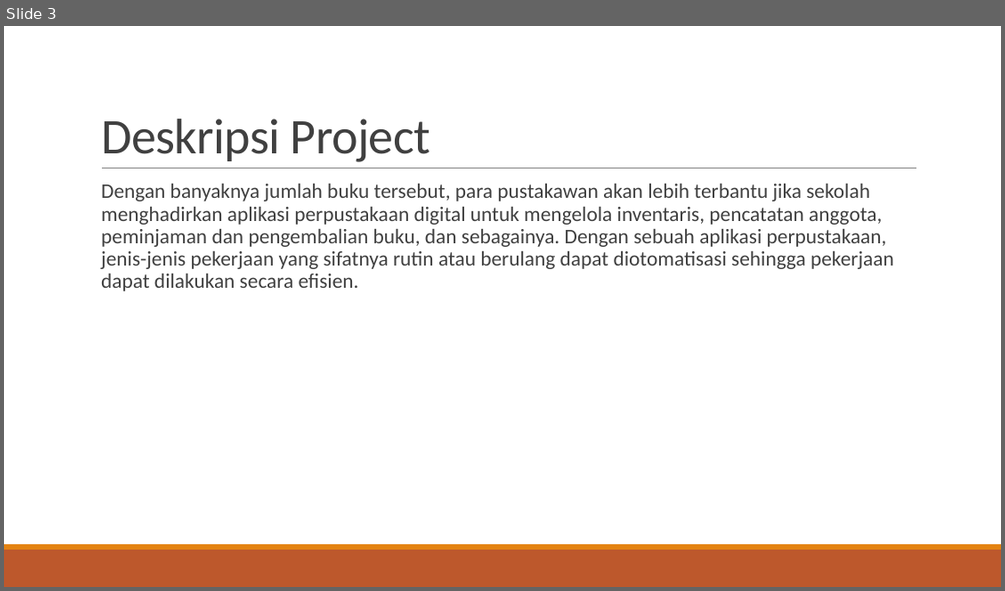
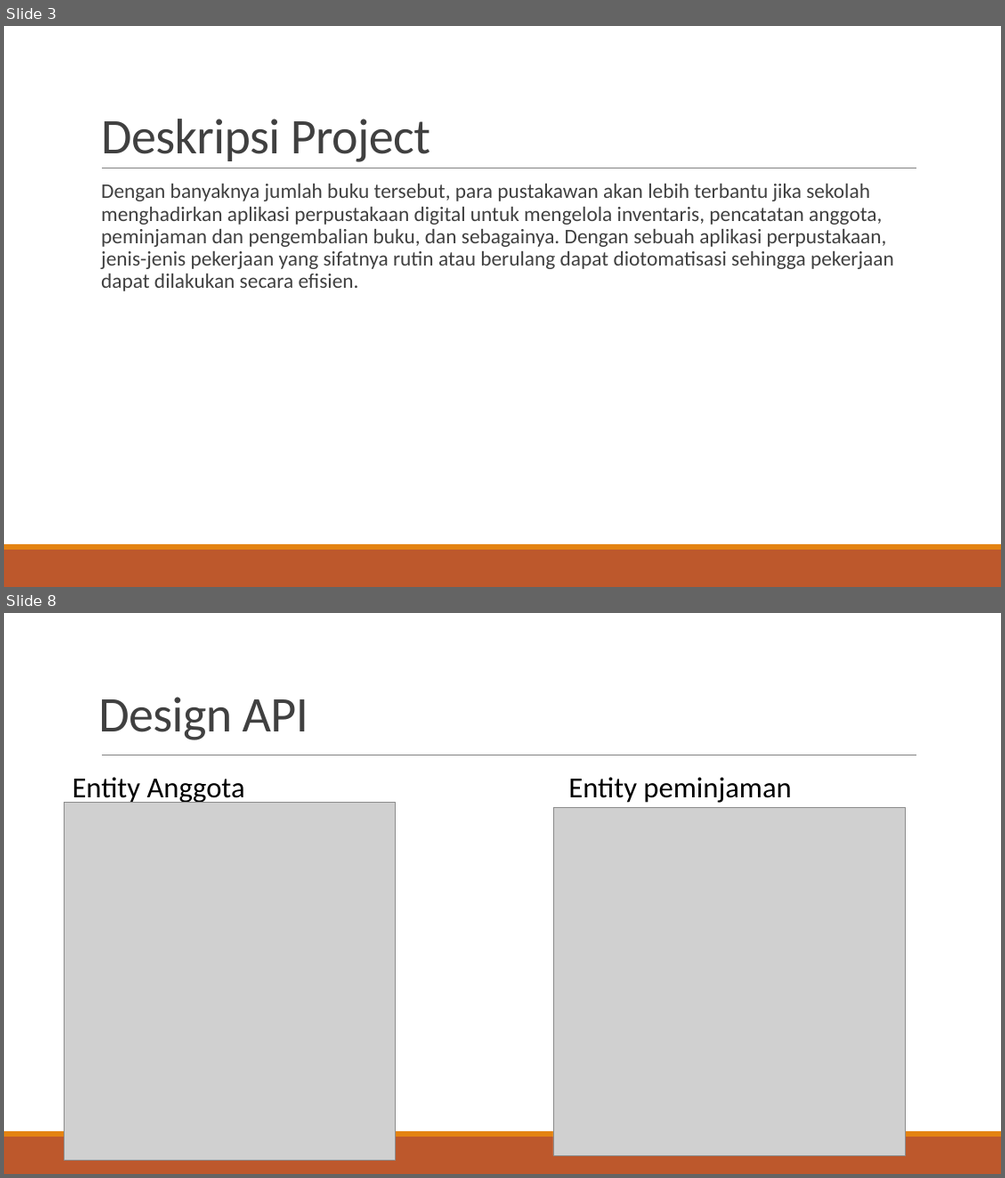
Before and after one commit to hafizs08/java_Hafizs-Fauzi-Ritonga, a slide deck: MINI project/Hafizs Fauzi Ritonga.pptx. Shown one above the other, each under a label of ours: slide 3 before the commit, slides 3 and 8 after it; the slides between them are not shown. The pictures are 1005x591 and 1005x1178 pixels, drawn with LibreOffice and Linux fonts; fonts in the diff are those of the drawing; grey boxes stand for pictures. Boxes give left, top, right and bottom in pixels: in the first picture for what was removed or moved away, otherwise in the second. Text is boxed around its words. In the diff, an @@ line names an element or a change of style, - is before the commit and + after.

```diff
--- a/MINI project/Hafizs Fauzi Ritonga.pptx
+++ b/MINI project/Hafizs Fauzi Ritonga.pptx
@@ slide 8 added at [4,613,1001,1174], background #FFFFFF; not listed: 3 template elements that a slide beside it also shows @@
@@ title added at [98,697,308,740], 48 pt, text #404040 @@
+Design API
@@ text added at [73,777,245,804], 28 pt, text #000000 @@
+Entity Anggota
@@ text added at [568,777,791,803], 28 pt, text #000000 @@
+Entity peminjaman
@@ picture added at [64,803,395,1160] @@
@@ picture added at [554,807,906,1155] @@
```
Also in this commit, not shown: 2 slides changed, 4 other slides added, 2 slides removed, 52 other files.
